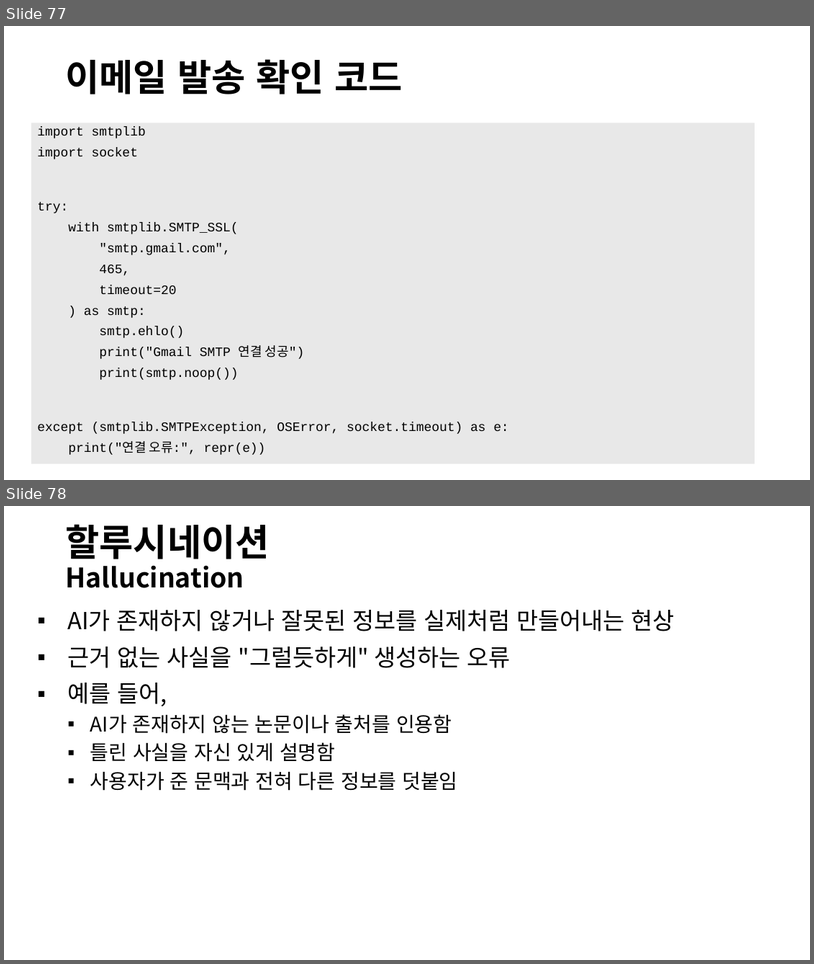
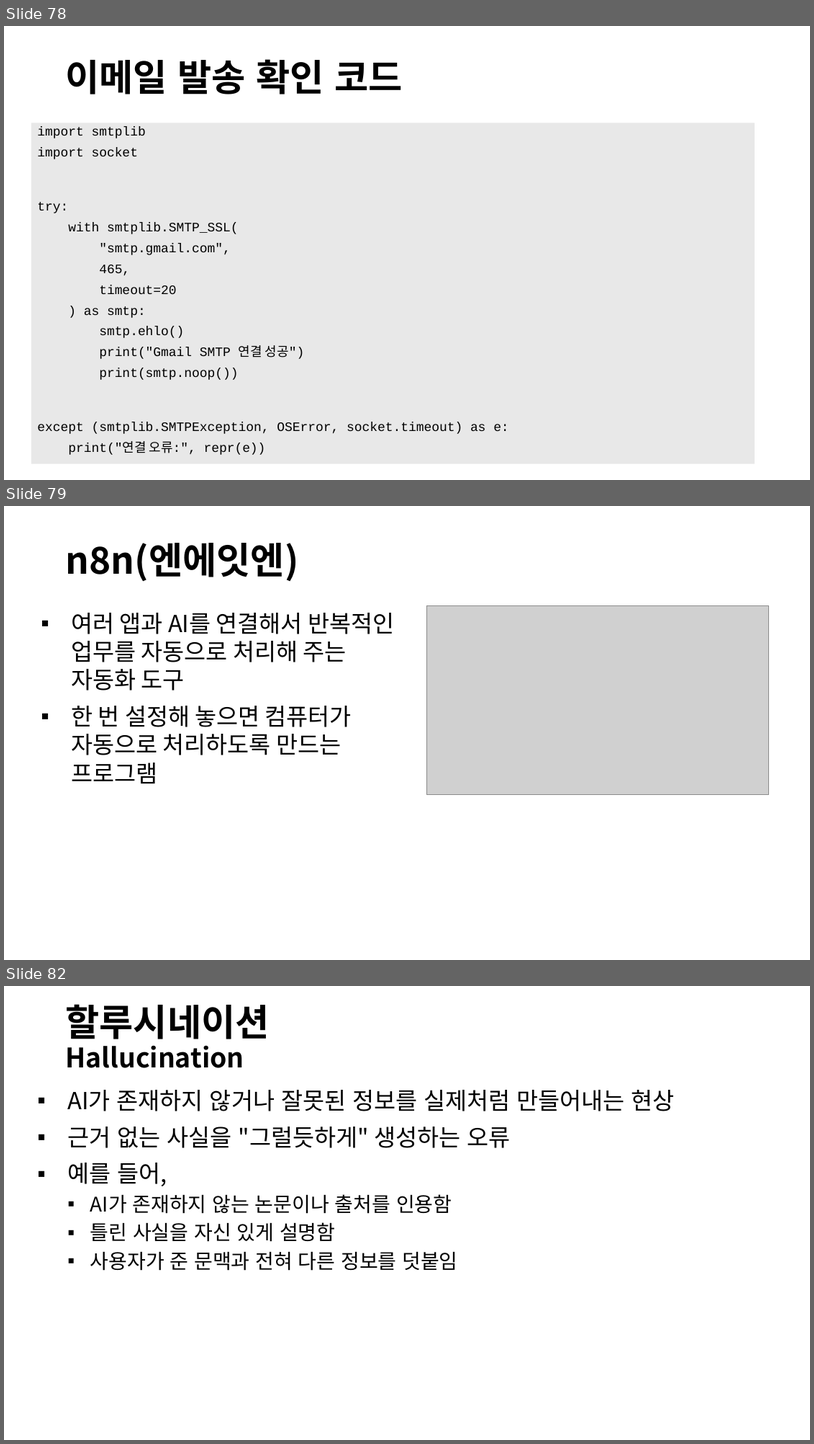
Before and after one commit to denverkim/snw, a slide deck: DAY3_생성형 AI 실무활용.pptx. Shown one above the other, each under a label of ours: slides 77 and 78 before the commit, slides 78, 79 and 82 after it; the slides between them are not shown. The pictures are 814x964 and 814x1444 pixels, drawn with LibreOffice and Linux fonts; fonts in the diff are those of the drawing; grey boxes stand for pictures. Boxes give left, top, right and bottom in pixels: in the first picture for what was removed or moved away, otherwise in the second. Text is boxed around its words. In the diff, an @@ line names an element or a change of style, - is before the commit and + after.

```diff
--- a/DAY3_생성형 AI 실무활용.pptx
+++ b/DAY3_생성형 AI 실무활용.pptx
@@ slide 79 added at box(4, 506, 810, 960), background #FFFFFF @@
@@ title added at box(65, 543, 298, 582), 44 pt, text #000000, bold @@
+n8n(엔에잇엔)
@@ text added at box(71, 613, 394, 783), 28 pt, text #000000 @@
+▪ 여러 앱과 AI를 연결해서 반복적인 업무를 자동으로 처리해 주는 자동화 도구
+▪ 한 번 설정해 놓으면 컴퓨터가 자동으로 처리하도록 만드는 프로그램
@@ picture added at box(427, 606, 770, 795) @@
@@ what was slide 77 is now slide 78 @@
@@ what was slide 78 is now slide 82 @@
```
Also in this commit, not shown: 4 slides changed, 3 other slides added, 1 other file.
